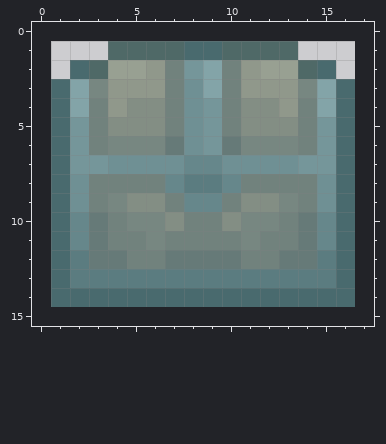
Pixel-art sprite -- resources/item_finder/chests/chest_light_blue.png. Above, as it was before the edit.
The file is 32x28 pixels, drawn in blocks of 2x2; one block is one cell here. The old version is drawn lined up with the new one, on the new canvas.
Once edited:
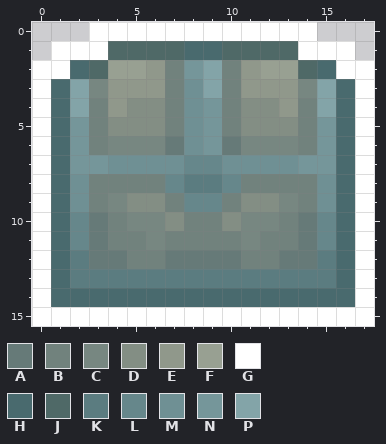
Palette (. is transparent): A #667a78  B #71827d  C #778781  D #838e84  E #90988b  F #98a092  G #ffffff  H #496a6e  J #4f6967  K #5b7c80  L #66878b  M #6f9094  N #75969a  P #83a4a8
The exact change:
{"change": "canvas 16x14 -> 18x16, the old top-left corner now at 1,1"}
{"y":0,"x":3,"old":"............","new":"GGGGGGGGGGGG"}
{"y":1,"x":1,"old":"...","new":"GGG"}
{"y":1,"x":14,"old":"...","new":"GGG"}
{"y":2,"x":0,"old":"..","new":"GG"}
{"y":2,"x":16,"old":"..","new":"GG"}
{"y":3,"x":0,"old":".","new":"G"}
{"y":3,"x":17,"old":".","new":"G"}
{"y":4,"x":0,"old":".","new":"G"}
{"y":4,"x":17,"old":".","new":"G"}
{"y":5,"x":0,"old":".","new":"G"}
{"y":5,"x":17,"old":".","new":"G"}
{"y":6,"x":0,"old":".","new":"G"}
{"y":6,"x":17,"old":".","new":"G"}
{"y":7,"x":0,"old":".","new":"G"}
{"y":7,"x":17,"old":".","new":"G"}
{"y":8,"x":0,"old":".","new":"G"}
{"y":8,"x":17,"old":".","new":"G"}
{"y":9,"x":0,"old":".","new":"G"}
{"y":9,"x":17,"old":".","new":"G"}
{"y":10,"x":0,"old":".","new":"G"}
{"y":10,"x":17,"old":".","new":"G"}
{"y":11,"x":0,"old":".","new":"G"}
{"y":11,"x":17,"old":".","new":"G"}
{"y":12,"x":0,"old":".","new":"G"}
{"y":12,"x":17,"old":".","new":"G"}
{"y":13,"x":0,"old":".","new":"G"}
{"y":13,"x":17,"old":".","new":"G"}
{"y":14,"x":0,"old":".","new":"G"}
{"y":14,"x":17,"old":".","new":"G"}
{"y":15,"x":0,"old":"..................","new":"GGGGGGGGGGGGGGGGGG"}
{"label":"added","picture_box":[32,22,374,326]}
